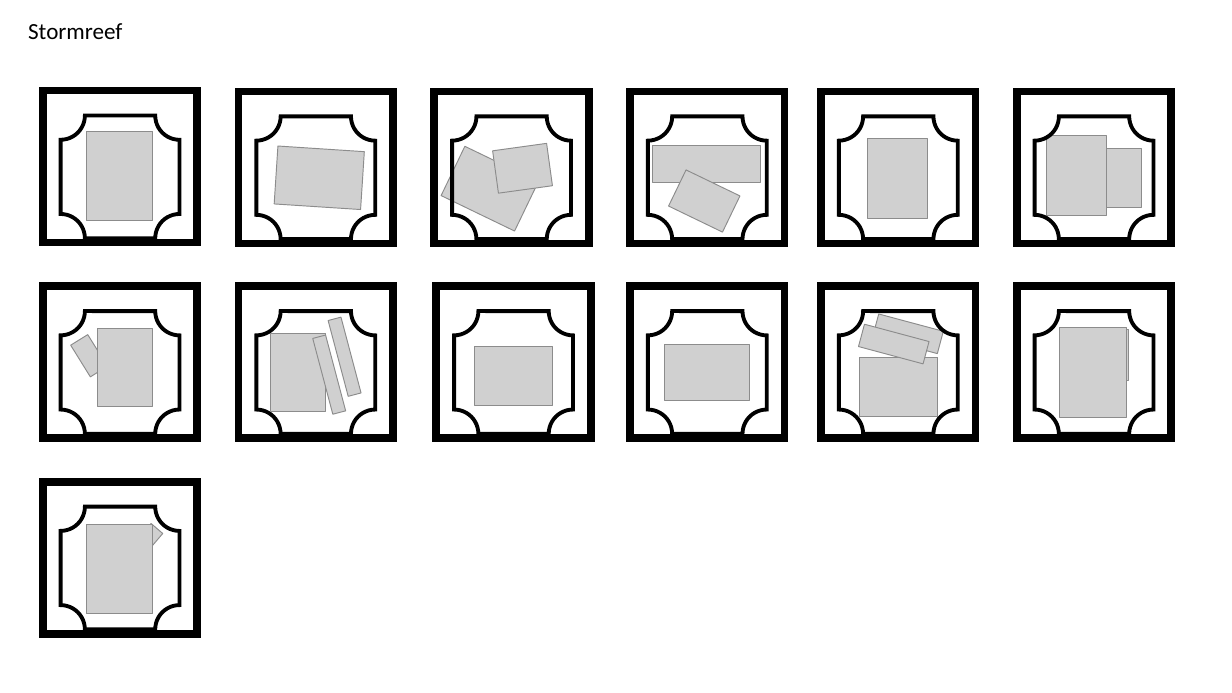
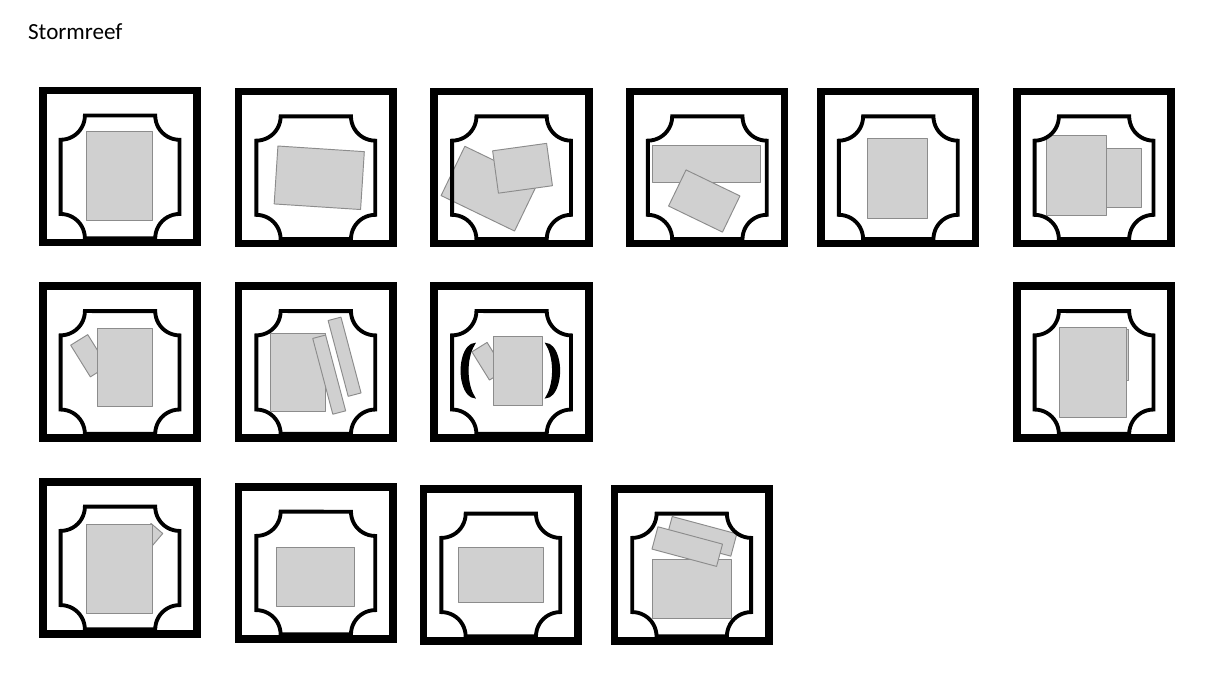
Before and after one commit to alexliuhust/JS_ChessGames, a slide deck: slide 7 of image process/drawings.pptx. Drawn at 1232x693 pixels with LibreOffice and Linux fonts; fonts in the diff are those of the drawing; grey boxes stand for pictures. Boxes give left, top, right and bottom in pixels: in the first picture for what was removed or moved away, otherwise in the second. Text is boxed around its words. In the diff, an @@ line names an element or a change of style, - is before the commit and + after.

```diff
--- a/image process/drawings.pptx
+++ b/image process/drawings.pptx
@@ rectangle added at [434, 287, 589, 439], outline #000000 6 pt @@
@@ plaque added at [452, 311, 571, 434], outline #000000 3 pt @@
@@ group added at [461, 336, 560, 406]: 2 pictures, 2 moons @@
@@ 2 pictures, 2 rectangles: place and size @@
-2 pictures, 2 rectangles at [630, 287, 975, 439]
+2 pictures, 2 rectangles at [423, 489, 769, 641]
@@ 1 picture, 1 rectangle, 1 plaque: place and size @@
-1 picture, 1 rectangle, 1 plaque at [436, 287, 591, 439]
+1 picture, 1 rectangle, 1 plaque at [238, 487, 393, 640]
@@ 2 pictures, 2 plaques: place and size @@
-2 pictures, 2 plaques at [648, 311, 958, 434]
+2 pictures, 2 plaques at [442, 514, 751, 637]
```
Also in this commit, not shown: 2 other slides changed, 4 other files.
